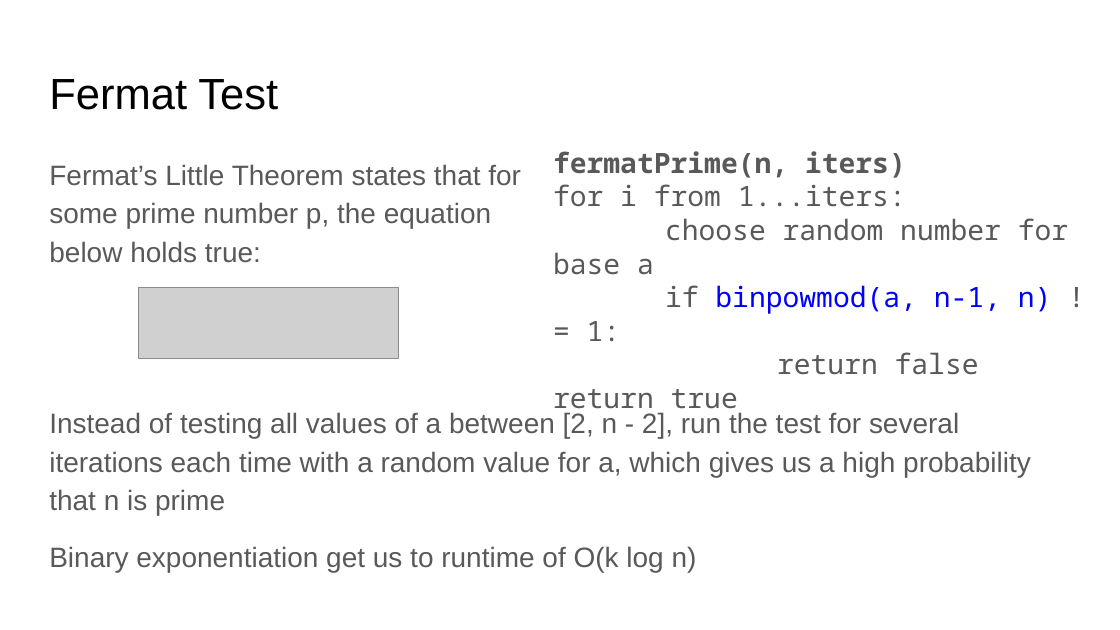
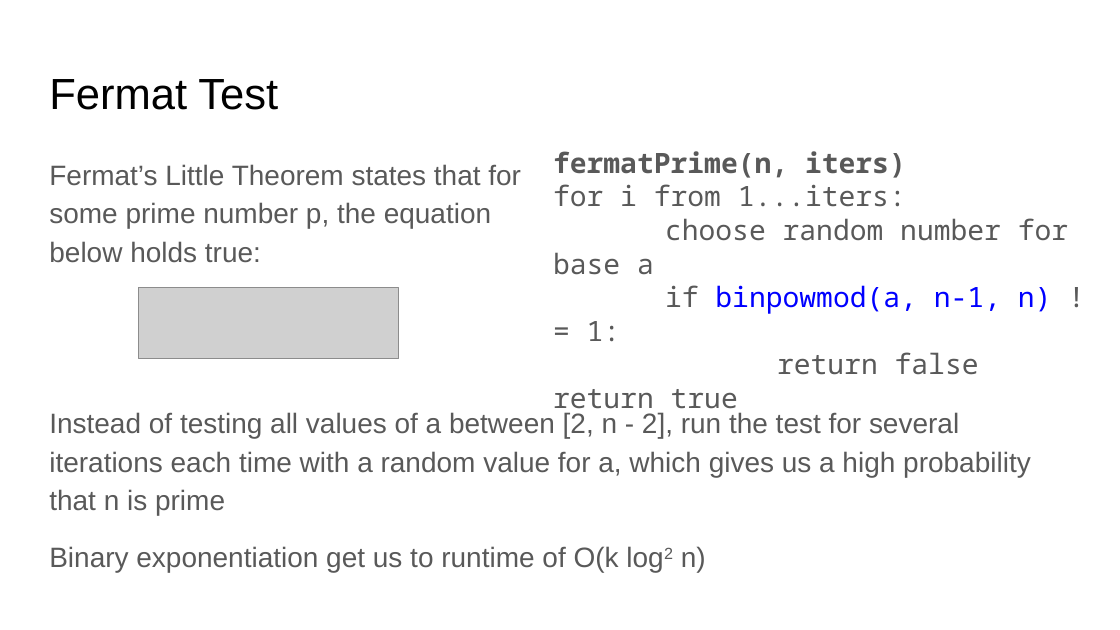
Before and after one commit to janiceeguo/advAlgo, a slide deck: slide 7 of projects/01-primalityTests/slides/presentation_primalityTests.pptx. Drawn at 1120x630 pixels with LibreOffice and Linux fonts; fonts in the diff are those of the drawing; grey boxes stand for pictures. Boxes give left, top, right and bottom in pixels: in the first picture for what was removed or moved away, otherwise in the second. Text is boxed around its words. In the diff, an @@ line names an element or a change of style, - is before the commit and + after.

Commit message:
typo

```diff
--- a/projects/01-primalityTests/slides/presentation_primalityTests.pptx
+++ b/projects/01-primalityTests/slides/presentation_primalityTests.pptx
@@ text at [49, 546, 706, 573]: text changed @@
-Binary exponentiation get us to runtime of O(k log n)
+Binary exponentiation get us to runtime of O(k log2 n)
```
